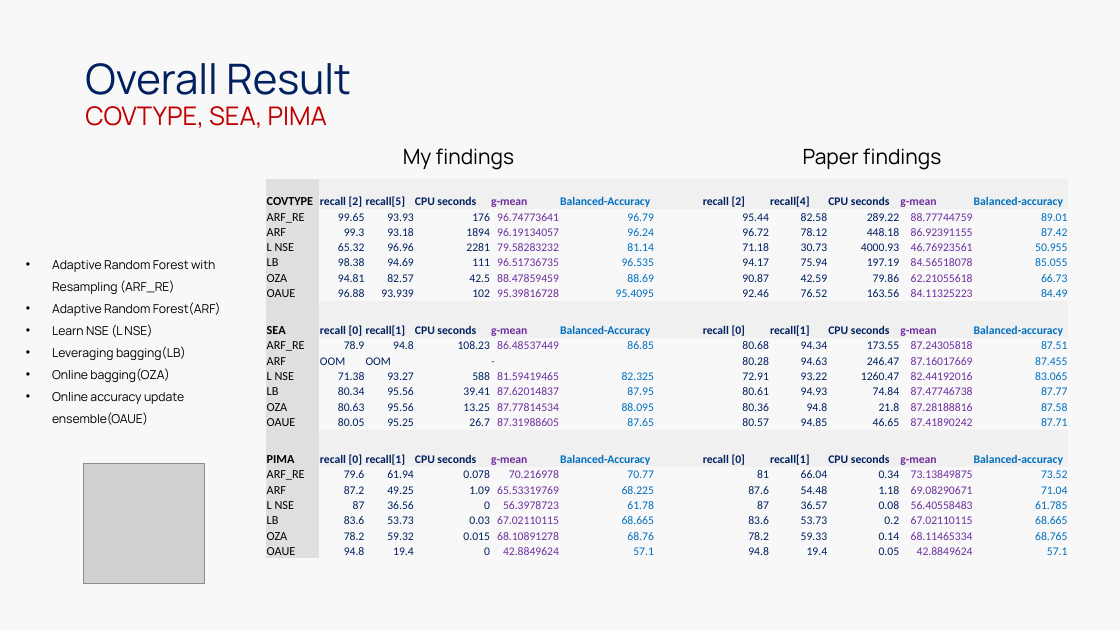
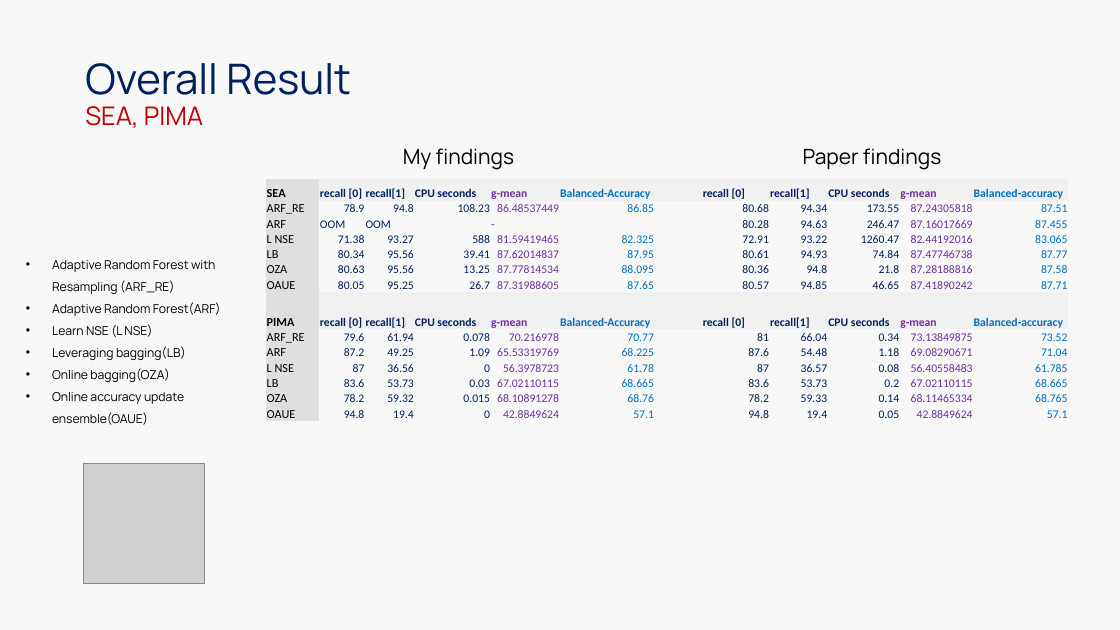
Before and after one commit to kushvarma/dm_arf, a slide deck: slide 12 of DMLAB-SS2020 ARF v3.pptx. Drawn at 1120x630 pixels with LibreOffice and Linux fonts; fonts in the diff are those of the drawing; grey boxes stand for pictures. Boxes give left, top, right and bottom in pixels: in the first picture for what was removed or moved away, otherwise in the second. Text is boxed around its words. In the diff, an @@ line names an element or a change of style, - is before the commit and + after.

Commit message:
updated result.

```diff
--- a/DMLAB-SS2020 ARF v3.pptx
+++ b/DMLAB-SS2020 ARF v3.pptx
@@ title at <box>85,63,351,128</box>: text changed; size 22 to 36 pt; text colour #C00000 to #002060 @@
-Overall Result
-COVTYPE, SEA, PIMA
+Overall Result
+SEA, PIMA
@@ table at <box>266,179,1068,422</box> @@
-row 1: COVTYPE | recall [2] | recall[5] | CPU seconds | g-mean | Balanced-Accuracy |  | recall [2] | recall[4] | CPU seconds | g-mean | Balanced-accuracy
-row 2: ARF_RE | 99.65 | 93.93 | 176 | 96.74773641 | 96.79 |  | 95.44 | 82.58 | 289.22 | 88.77744759 | 89.01
-row 3: ARF | 99.3 | 93.18 | 1894 | 96.19134057 | 96.24 |  | 96.72 | 78.12 | 448.18 | 86.92391155 | 87.42
-row 4: L NSE | 65.32 | 96.96 | 2281 | 79.58283232 | 81.14 |  | 71.18 | 30.73 | 4000.93 | 46.76923561 | 50.955
-row 5: LB | 98.38 | 94.69 | 111 | 96.51736735 | 96.535 |  | 94.17 | 75.94 | 197.19 | 84.56518078 | 85.055
-row 6: OZA | 94.81 | 82.57 | 42.5 | 88.47859459 | 88.69 |  | 90.87 | 42.59 | 79.86 | 62.21055618 | 66.73
-row 7: OAUE | 96.88 | 93.939 | 102 | 95.39816728 | 95.4095 |  | 92.46 | 76.52 | 163.56 | 84.11325223 | 84.49
-row 8:  |  |  |  |  |  |  |  |  |  |  | 
```
Also in this commit, not shown: 6 other slides changed, 2 other files.
